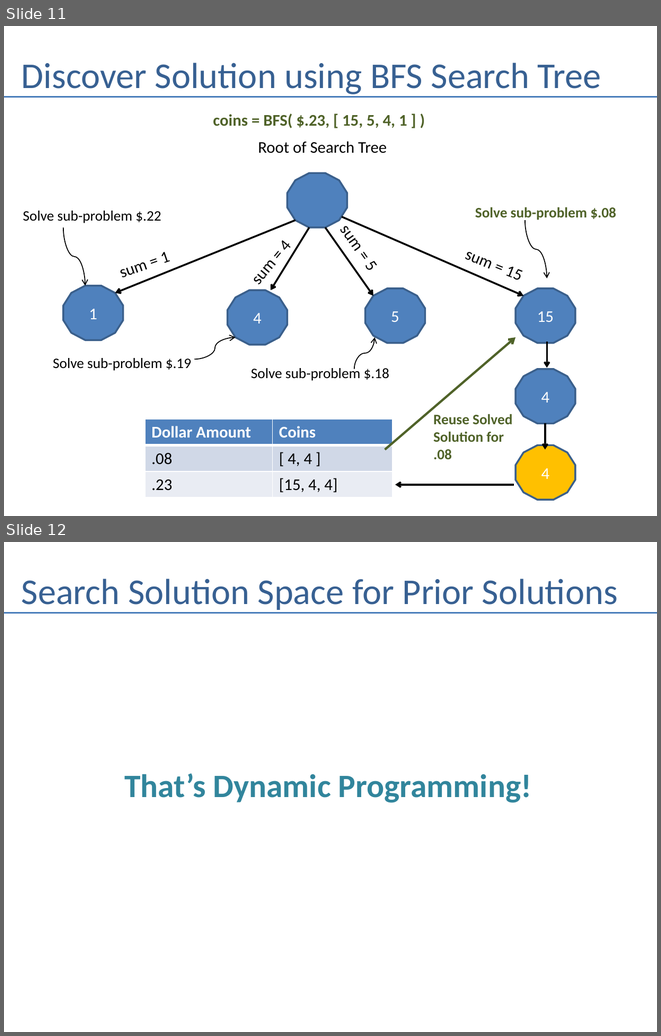
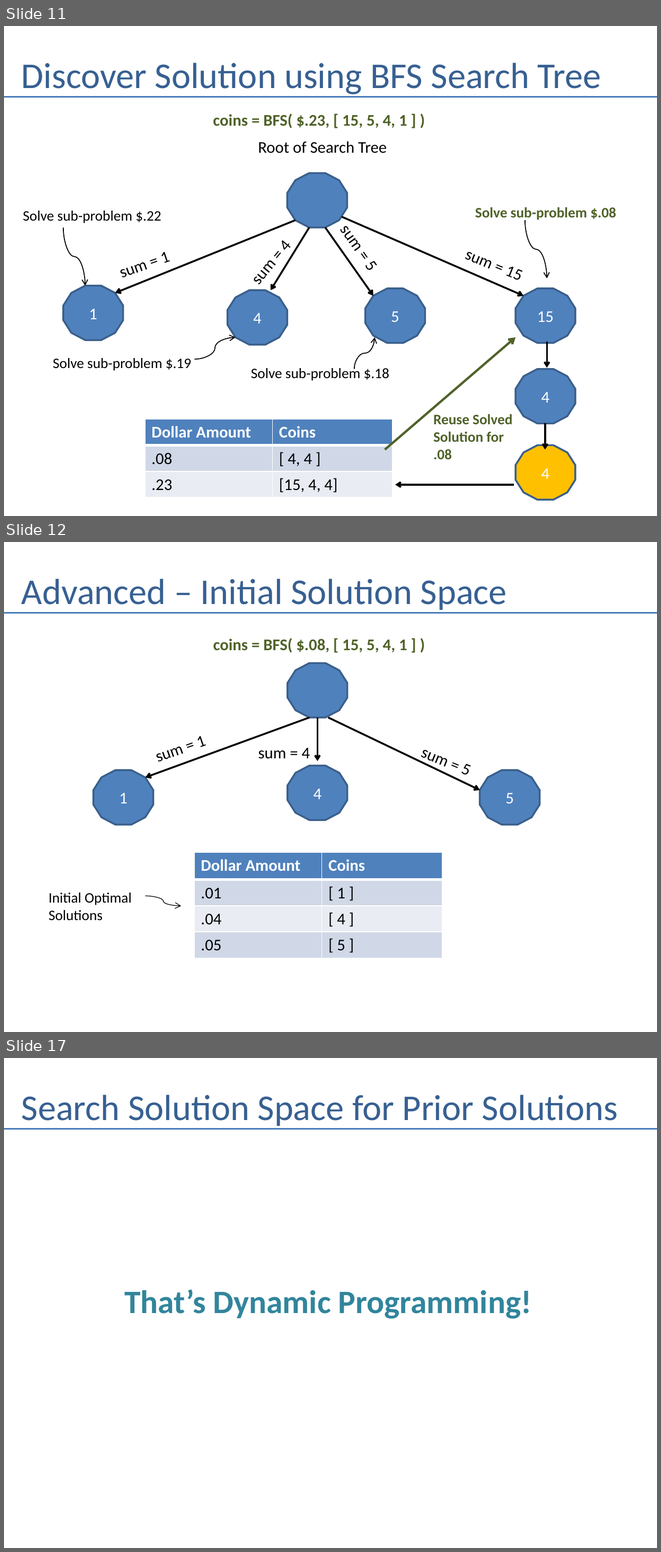
Before and after one commit to andrewferlitsch/Portland-Data-Science-Group, a slide deck: Presentations/AI Dynamic Programming.pptx. Shown one above the other, each under a label of ours: slides 11 and 12 before the commit, slides 11, 12 and 17 after it; the slides between them are not shown. The pictures are 661x1036 and 661x1552 pixels, drawn with LibreOffice and Linux fonts; fonts in the diff are those of the drawing. Boxes give left, top, right and bottom in pixels: in the first picture for what was removed or moved away, otherwise in the second. Text is boxed around its words. In the diff, an @@ line names an element or a change of style, - is before the commit and + after.

```diff
--- a/Presentations/AI Dynamic Programming.pptx
+++ b/Presentations/AI Dynamic Programming.pptx
@@ slide 12 added at box(4, 542, 657, 1032), background #FFFFFF @@
@@ title added at box(21, 579, 507, 613), 40 pt, text #376092 @@
+Advanced – Initial Solution Space
@@ line added from (4, 612) to (657, 612), #4B7EBC 1.5 pt @@
@@ text added at box(213, 638, 407, 653), 18 pt, text #4F6228, bold @@
+coins = BFS( $.08, [ 15, 5, 4, 1 ] )
@@ dodecagon added at box(288, 663, 347, 717), fill #4F81BD, outline #3A5F8C 2 pt @@
@@ arrow added from (310, 717) to (145, 777), #000000 2 pt @@
@@ arrow added from (317, 717) to (317, 761), #000000 2 pt @@
@@ arrow added from (328, 717) to (480, 790), #000000 2 pt @@
@@ text added at box(158, 736, 207, 766), 18 pt, text #000000 @@
+sum = 1
@@ text added at box(258, 748, 310, 759), 18 pt, text #000000 @@
+sum = 4
@@ text added at box(420, 750, 468, 775), 18 pt, text #000000 @@
+sum = 5
@@ dodecagon added at box(94, 770, 153, 824), fill #4F81BD, outline #3A5F8C 2 pt, 18 pt, text #FFFFFF @@
+1
@@ dodecagon added at box(288, 765, 347, 820), fill #4F81BD, outline #3A5F8C 2 pt, 18 pt, text #FFFFFF @@
+4
@@ dodecagon added at box(480, 770, 540, 824), fill #4F81BD, outline #3A5F8C 2 pt, 18 pt, text #FFFFFF @@
+5
@@ table added at box(195, 852, 442, 958), 4 rows, 2 columns @@
+Dollar Amount | Coins
+.01 | [ 1 ]
+.04 | [ 4 ]
+.05 | [ 5 ]
@@ text added at box(49, 892, 132, 920), 16 pt, text #000000 @@
+Initial Optimal
+Solutions
@@ curved arrow added from (145, 896) to (181, 906), #000000 0.75 pt @@
@@ what was slide 12 is now slide 17 @@
```
Also in this commit, not shown: 4 other slides added.
